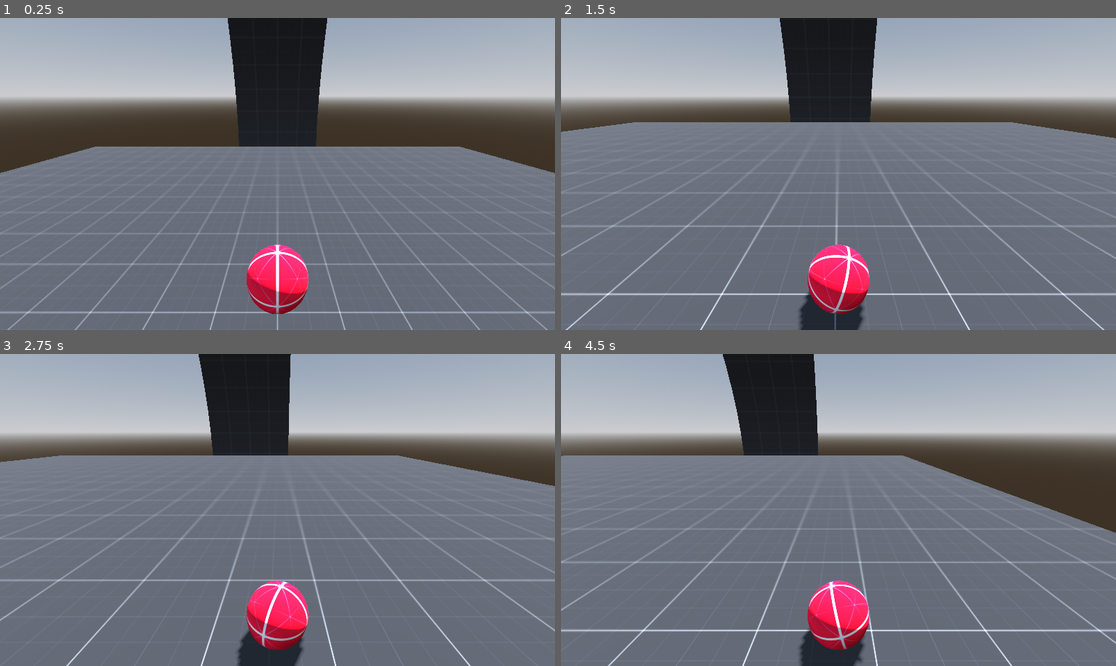
Above: before the commit, frames 1-4 (two rows, left to right).
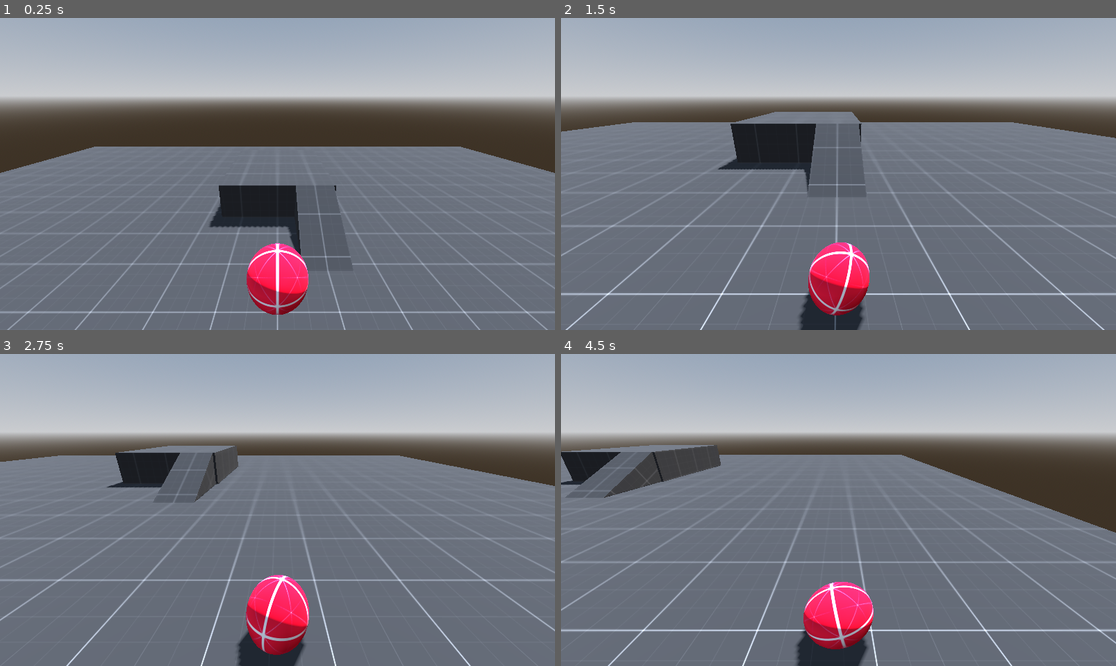
Above: after the commit, the same moments.

Repository: Bartticus/GMTK2025
Game: Godot game, scene res://Thaddeus/movement_test.tscn
Same seed, same stepped clock (60 frames per second), same inputs: the game is played once before the commit and once after it. Before the commit the project starts from res://Scenes/main/main.tscn.
Inputs:
- Up to frame 1 (0.25 s): no input
- Up to frame 2 (1.5 s): hold D (right) 0.53-1.28 s; hold S (backward) from 1.28 s (still down)
- Up to frame 3 (2.75 s): release S (backward) at 2.03 s; hold D (right) from 2.03 s (still down)
- Up to frame 4 (4.5 s): release D (right) at 2.78 s; hold W (forward) 2.78-3.53 s; hold A (left) from 3.53 s (still down)

The runs differ from the first frame. In frame 1, 9.2% of the frame differs, in the area x 1-99%, y 0-96%; in frame 2, 9.4%, in the area x 0-100%, y 0-96%; in frame 3, 8.5%; in frame 4, 8.7%.

Commit message:
Separated ball physics from visuals
-Camera is now parented to anchor and operations previously done to camera are now done to anchor, so that true camera basis can be set as normal and then camera can do smoothed lerping and slight movements on top of that.
-Moved ball mesh into Visuals node that will handle everything visual, and started work on juice scaling tests
-Created test environment for rolling ball around into obstacles

Diff:
--- a/Scenes/marble/marble.gd
+++ b/Scenes/marble/marble.gd
@@ -2,25 +2,28 @@
 
 @export var move_speed: float = 400
 @export var max_velocity: float = 10
-@onready var camera: Camera3D = $Camera3D
+@onready var visuals : Node3D = $Visuals
+@onready var camera_anchor: Node3D = $CameraAnchor
+@onready var camera: Camera3D = $CameraAnchor/Camera3D
 var camera_initial_pos: Vector3
 
 func _ready() -> void:
-	camera.top_level = true
-	camera_initial_pos = camera.position
+	camera_anchor.top_level = true
+	camera_initial_pos = camera_anchor.position
 
 
 func _physics_process(delta: float) -> void:
 	movement_handler(delta)
+	visuals.visuals_handler(delta)
 
-	camera.global_position = global_position + camera_initial_pos
+	camera_anchor.global_position = global_position + camera_initial_pos
 
 
 func movement_handler(delta: float) -> void:
 	var f_input = Input.get_action_raw_strength("backward") - Input.get_action_raw_strength("forward")
 	var h_input = Input.get_action_raw_strength("right") - Input.get_action_raw_strength("left")
 
-	var camera_transform = camera.get_camera_transform()
+	var camera_transform = camera_anchor.global_transform#get_camera_transform()
 
 	var f_force = f_input * move_speed * delta * camera_transform.basis.z.normalized()
 	var h_force = h_input * move_speed * delta * camera_transform.basis.x.normalized()
--- a/Scenes/marble/marble.tscn
+++ b/Scenes/marble/marble.tscn
@@ -1,7 +1,8 @@
-[gd_scene load_steps=7 format=3 uid="uid://bo12c78cmhfo2"]
+[gd_scene load_steps=8 format=3 uid="uid://bo12c78cmhfo2"]
 
 [ext_resource type="Texture2D" uid="uid://cltj4mrbtrpao" path="res://Textures/texture_05.png" id="1_q4dig"]
 [ext_resource type="Script" uid="uid://b0af3bnnkqf4e" path="res://Scenes/marble/marble.gd" id="1_qlpfi"]
+[ext_resource type="Script" uid="uid://c4by3r2ovm4hr" path="res://Scenes/marble/visuals.gd" id="3_lpkg8"]
 
 [sub_resource type="PhysicsMaterial" id="PhysicsMaterial_vfrwj"]
 
@@ -22,10 +23,18 @@
 [node name="CollisionShape3D" type="CollisionShape3D" parent="."]
 shape = SubResource("SphereShape3D_qlpfi")
 
-[node name="MeshInstance3D" type="MeshInstance3D" parent="."]
+[node name="Visuals" type="Node3D" parent="." node_paths=PackedStringArray("marble")]
+script = ExtResource("3_lpkg8")
+marble = NodePath("..")
+
+[node name="MarbleMesh" type="MeshInstance3D" parent="Visuals"]
 mesh = SubResource("SphereMesh_mowa8")
+skeleton = NodePath("../..")
 
-[node name="Camera3D" type="Camera3D" parent="."]
-transform = Transform3D(1, 0, 0, 0, 0.933762, 0.357895, 0, -0.357895, 0.933762, 0, 1.75965, 2.49716)
+[node name="CameraAnchor" type="Node3D" parent="."]
+transform = Transform3D(1, 0, 0, 0, 0.93358, 0.358368, 0, -0.358368, 0.93358, 0, 1.76, 2.497)
+
+[node name="Camera3D" type="Camera3D" parent="CameraAnchor"]
+transform = Transform3D(1, 0, 0, 0, 1, 0, 0, 0, 1, 0, -0.000349998, 0.000159979)
 current = true
 far = 200.0
--- /dev/null
+++ b/Scenes/marble/visuals.gd
@@ -0,0 +1,32 @@
+extends Node3D
+
+@export var scale_distortion_scale : float = 1.3
+
+@export var marble : RigidBody3D
+@onready var marble_mesh : MeshInstance3D = $MarbleMesh
+@onready var smoothed_velocity : Vector3 = Vector3.ZERO
+@onready var scale_distortion : Vector3 = Vector3.ZERO
+
+func _ready() -> void:
+	top_level = true
+
+
+
+
+
+func visuals_handler(delta: float) -> void:
+	set_identity()
+	global_position = marble.global_position
+
+	smoothed_velocity = smoothed_velocity.lerp(marble.linear_velocity, delta * 10.0)
+	look_at(global_position+smoothed_velocity)
+
+	var speed_factor : float = smoothed_velocity.length() / 7.0
+	speed_factor = min(speed_factor, scale_distortion_scale)
+
+	var new_scale : Vector3 = Vector3.ONE
+	new_scale.z = lerpf(1.0, scale_distortion_scale, speed_factor)
+	#scale = scale_distortion
+	scale_object_local(new_scale)
+
+	marble_mesh.global_rotation = marble.global_rotation
--- /dev/null
+++ b/Thaddeus/Visdev.tres
@@ -0,0 +1,8 @@
+[gd_resource type="StandardMaterial3D" load_steps=2 format=3 uid="uid://bkvo47d3laj1v"]
+
+[ext_resource type="Texture2D" uid="uid://dk6dq52gtsalp" path="res://Textures/texture_01.png" id="1_dr5sy"]
+
+[resource]
+albedo_texture = ExtResource("1_dr5sy")
+uv1_scale = Vector3(0.25, 0.25, 0.25)
+uv1_triplanar = true
--- /dev/null
+++ b/Thaddeus/movement_test.tscn
@@ -0,0 +1,81 @@
+[gd_scene load_steps=12 format=3 uid="uid://c3bq7grtgfbek"]
+
+[ext_resource type="Material" uid="uid://bkvo47d3laj1v" path="res://Thaddeus/Visdev.tres" id="1_2tcda"]
+[ext_resource type="PackedScene" uid="uid://bo12c78cmhfo2" path="res://Scenes/marble/marble.tscn" id="2_kcq32"]
+
+[sub_resource type="ProceduralSkyMaterial" id="ProceduralSkyMaterial_bo1nx"]
+sky_horizon_color = Color(0.662243, 0.671743, 0.686743, 1)
+ground_horizon_color = Color(0.662243, 0.671743, 0.686743, 1)
+
+[sub_resource type="Sky" id="Sky_8gbba"]
+sky_material = SubResource("ProceduralSkyMaterial_bo1nx")
+
+[sub_resource type="Environment" id="Environment_jjvhh"]
+background_mode = 2
+sky = SubResource("Sky_8gbba")
+tonemap_mode = 2
+
+[sub_resource type="BoxShape3D" id="BoxShape3D_kry3j"]
+size = Vector3(50, 2, 50)
+
+[sub_resource type="BoxMesh" id="BoxMesh_6bp64"]
+material = ExtResource("1_2tcda")
+size = Vector3(50, 2, 50)
+
+[sub_resource type="BoxMesh" id="BoxMesh_2tcda"]
+material = ExtResource("1_2tcda")
+size = Vector3(6.315, 4.015, 7.49)
+
+[sub_resource type="ConcavePolygonShape3D" id="ConcavePolygonShape3D_4yq3s"]
+data = PackedVector3Array(-3.1575, 2.0075, 3.745, 3.1575, 2.0075, 3.745, -3.1575, -2.0075, 3.745, 3.1575, 2.0075, 3.745, 3.1575, -2.0075, 3.745, -3.1575, -2.0075, 3.745, 3.1575, 2.0075, -3.745, -3.1575, 2.0075, -3.745, 3.1575, -2.0075, -3.745, -3.1575, 2.0075, -3.745, -3.1575, -2.0075, -3.745, 3.1575, -2.0075, -3.745, 3.1575, 2.0075, 3.745, 3.1575, 2.0075, -3.745, 3.1575, -2.0075, 3.745, 3.1575, 2.0075, -3.745, 3.1575, -2.0075, -3.745, 3.1575, -2.0075, 3.745, -3.1575, 2.0075, -3.745, -3.1575, 2.0075, 3.745, -3.1575, -2.0075, -3.745, -3.1575, 2.0075, 3.745, -3.1575, -2.0075, 3.745, -3.1575, -2.0075, -3.745, 3.1575, 2.0075, 3.745, -3.1575, 2.0075, 3.745, 3.1575, 2.0075, -3.745, -3.1575, 2.0075, 3.745, -3.1575, 2.0075, -3.745, 3.1575, 2.0075, -3.745, -3.1575, -2.0075, 3.745, 3.1575, -2.0075, 3.745, -3.1575, -2.0075, -3.745, 3.1575, -2.0075, 3.745, 3.1575, -2.0075, -3.745, -3.1575, -2.0075, -3.745)
+
+[sub_resource type="BoxMesh" id="BoxMesh_4yq3s"]
+material = ExtResource("1_2tcda")
+size = Vector3(2.05, 2.05, 7.49)
+
+[sub_resource type="ConcavePolygonShape3D" id="ConcavePolygonShape3D_2tcda"]
+data = PackedVector3Array(-1.025, 1.025, 3.745, 1.025, 1.025, 3.745, -1.025, -1.025, 3.745, 1.025, 1.025, 3.745, 1.025, -1.025, 3.745, -1.025, -1.025, 3.745, 1.025, 1.025, -3.745, -1.025, 1.025, -3.745, 1.025, -1.025, -3.745, -1.025, 1.025, -3.745, -1.025, -1.025, -3.745, 1.025, -1.025, -3.745, 1.025, 1.025, 3.745, 1.025, 1.025, -3.745, 1.025, -1.025, 3.745, 1.025, 1.025, -3.745, 1.025, -1.025, -3.745, 1.025, -1.025, 3.745, -1.025, 1.025, -3.745, -1.025, 1.025, 3.745, -1.025, -1.025, -3.745, -1.025, 1.025, 3.745, -1.025, -1.025, 3.745, -1.025, -1.025, -3.745, 1.025, 1.025, 3.745, -1.025, 1.025, 3.745, 1.025, 1.025, -3.745, -1.025, 1.025, 3.745, -1.025, 1.025, -3.745, 1.025, 1.025, -3.745, -1.025, -1.025, 3.745, 1.025, -1.025, 3.745, -1.025, -1.025, -3.745, 1.025, -1.025, 3.745, 1.025, -1.025, -3.745, -1.025, -1.025, -3.745)
+
+[node name="Main" type="Node3D"]
+
+[node name="WorldEnvironment" type="WorldEnvironment" parent="."]
+environment = SubResource("Environment_jjvhh")
+
+[node name="DirectionalLight3D" type="DirectionalLight3D" parent="."]
+transform = Transform3D(-0.866025, -0.433013, 0.25, 0, 0.5, 0.866025, -0.5, 0.75, -0.433013, 0, 0, 0)
+shadow_enabled = true
+
+[node name="World" type="Node3D" parent="."]
+
+[node name="Floor" type="StaticBody3D" parent="World"]
+transform = Transform3D(1, 0, 0, 0, 1, 0, 0, 0, 1, 0, -4, 0)
+
+[node name="CollisionShape3D" type="CollisionShape3D" parent="World/Floor"]
+shape = SubResource("BoxShape3D_kry3j")
+
+[node name="MeshInstance3D" type="MeshInstance3D" parent="World/Floor"]
+mesh = SubResource("BoxMesh_6bp64")
+skeleton = NodePath("../CollisionShape3D")
+
+[node name="Box" type="StaticBody3D" parent="World"]
+transform = Transform3D(1, 0, 0, 0, 1, 0, 0, 0, 1, 0, -2.98871, -11.1856)
+
+[node name="MeshInstance3D" type="MeshInstance3D" parent="World/Box"]
+mesh = SubResource("BoxMesh_2tcda")
+
+[node name="CollisionShape3D" type="CollisionShape3D" parent="World/Box"]
+shape = SubResource("ConcavePolygonShape3D_4yq3s")
+
+[node name="Box2" type="StaticBody3D" parent="World"]
+transform = Transform3D(1, 0, 0, 0, 1, 0, 0, 0, 1, 1.99882, -3.64627, -10.7982)
+
+[node name="MeshInstance3D" type="MeshInstance3D" parent="World/Box2"]
+transform = Transform3D(1, 0, 0, 0, 0.882521, -0.470273, 0, 0.470273, 0.882521, 0, 0, 6.18311)
+mesh = SubResource("BoxMesh_4yq3s")
+
+[node name="CollisionShape3D" type="CollisionShape3D" parent="World/Box2"]
+transform = Transform3D(1, 0, 0, 0, 0.882521, -0.470273, 0, 0.470273, 0.882521, 0, 0, 6.18311)
+shape = SubResource("ConcavePolygonShape3D_2tcda")
+
+[node name="Marble" parent="." instance=ExtResource("2_kcq32")]
+transform = Transform3D(1, 0, 0, 0, 1, 0, 0, 0, 1, 0, 1, 0)
--- a/project.godot
+++ b/project.godot
@@ -11,7 +11,7 @@
 [application]
 
 config/name="GMTK2025"
-run/main_scene="uid://dv7x2ren5evyl"
+run/main_scene="uid://c3bq7grtgfbek"
 config/features=PackedStringArray("4.4", "Forward Plus")
 config/icon="res://icon.svg"
 
Not shown, added: Scenes/marble/visuals.gd.uid
